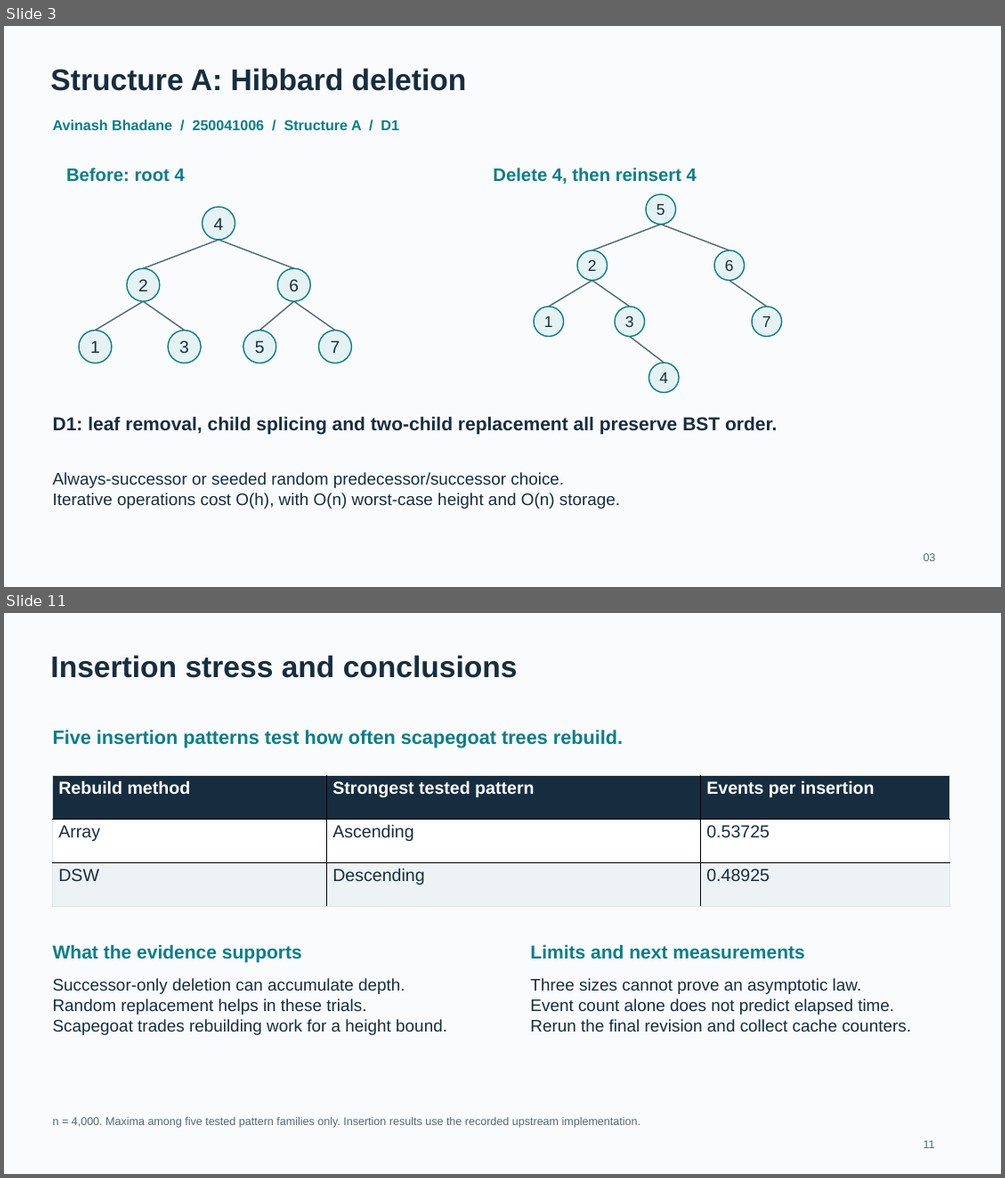
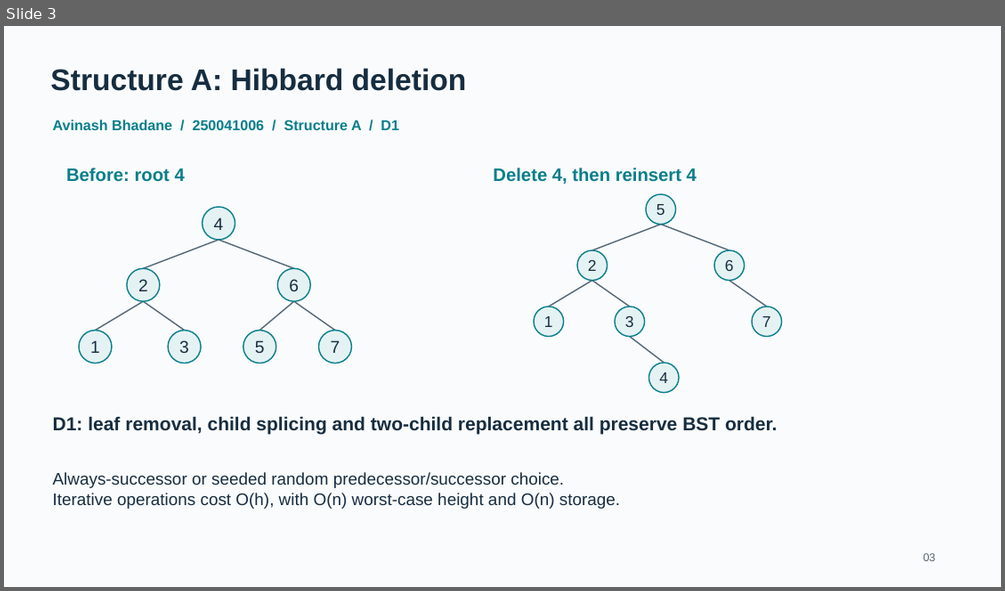
Before and after one commit to MayankMoyal/DSA-Project, a slide deck: docs/slides/slides.pptx. Shown one above the other, each under a label of ours: slides 3 and 11 before the commit, slide 3 after it; the slides between them are not shown. The pictures are 1005x1178 and 1005x591 pixels, drawn with LibreOffice and Linux fonts; fonts in the diff are those of the drawing. Boxes give left, top, right and bottom in pixels: in the first picture for what was removed or moved away, otherwise in the second. Text is boxed around its words. In the diff, an @@ line names an element or a change of style, - is before the commit and + after.

```diff
--- a/docs/slides/slides.pptx
+++ b/docs/slides/slides.pptx
@@ slide 11 removed at box(4, 613, 1001, 1174), background #FAFBFC @@
@@ text removed at box(50, 655, 518, 678) @@
-Insertion stress and conclusions
@@ text removed at box(53, 730, 623, 748) @@
-Five insertion patterns test how often scapegoat trees rebuild.
@@ table removed at box(52, 775, 949, 906), 3 rows, 3 columns @@
-Rebuild method | Strongest tested pattern | Events per insertion
-Array | Ascending | 0.53725
-DSW | Descending | 0.48925
@@ text removed at box(53, 944, 302, 962) @@
-What the evidence supports
@@ text removed at box(530, 944, 804, 959) @@
-Limits and next measurements
@@ text removed at box(53, 978, 447, 1035) @@
-Successor-only deletion can accumulate depth.
-Random replacement helps in these trials.
-Scapegoat trades rebuilding work for a height bound.
@@ text removed at box(530, 978, 911, 1031) @@
-Three sizes cannot prove an asymptotic law.
-Event count alone does not predict elapsed time.
-Rerun the final revision and collect cache counters.
@@ text removed at box(53, 1117, 640, 1127) @@
-n = 4,000. Maxima among five tested pattern families only. Insertion results use the recorded upstream implementation.
@@ text removed at box(923, 1140, 935, 1148) @@
-11
```
Also in this commit, not shown: 6 slides changed, 3 slides added, 2 other slides removed, 3 other files.
